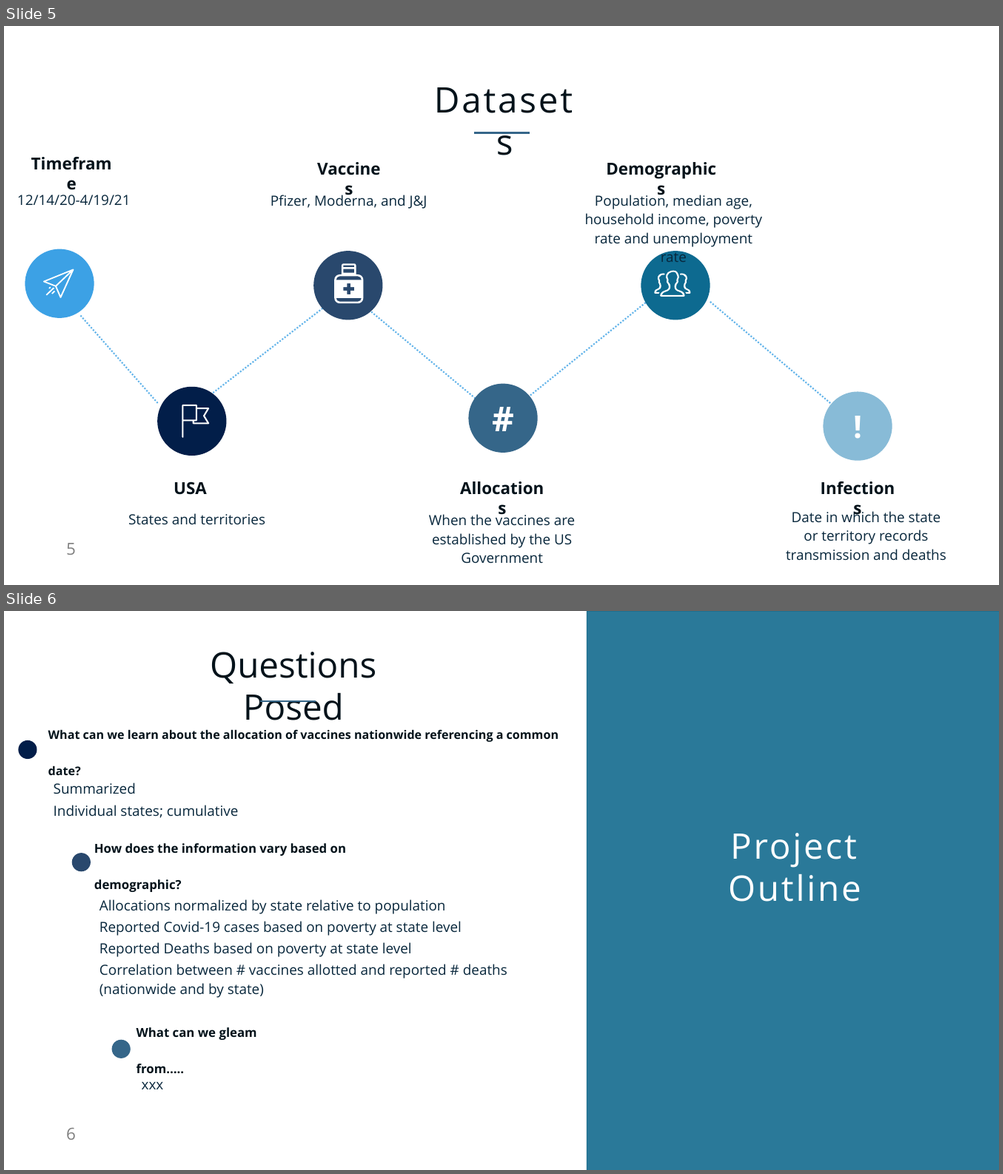
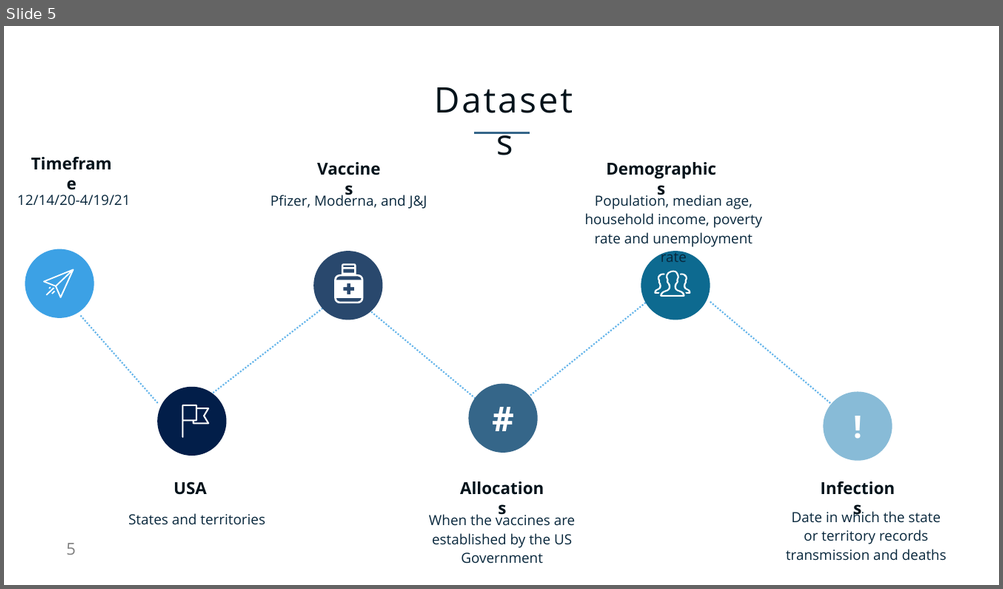
Before and after one commit to NicoleLund/covid_vaccine_availability, a slide deck: presentation/Project_one.pptx. Shown one above the other, each under a label of ours: slides 5 and 6 before the commit, slide 5 after it. The pictures are 1003x1174 and 1003x589 pixels, drawn with LibreOffice and Linux fonts; fonts in the diff are those of the drawing; grey boxes stand for pictures. Boxes give left, top, right and bottom in pixels: in the first picture for what was removed or moved away, otherwise in the second. Text is boxed around its words. In the diff, an @@ line names an element or a change of style, - is before the commit and + after.

```diff
--- a/presentation/Project_one.pptx
+++ b/presentation/Project_one.pptx
@@ slide 6 removed at [4, 611, 999, 1170], background #FFFFFF; not listed: 1 template element that a slide beside it also shows @@
@@ picture removed at [586, 611, 999, 1170] @@
@@ rectangle removed at [586, 611, 999, 1170] @@
@@ text removed at [210, 652, 376, 721] @@
-Questions Posed
@@ line removed from (260, 701) to (316, 701) @@
@@ ellipse removed at [18, 741, 37, 759] @@
@@ text removed at [48, 729, 558, 742] @@
-What can we learn about the allocation of vaccines nationwide referencing a common date?
@@ text removed at [54, 783, 239, 818] @@
-Summarized
-Individual states; cumulative
@@ ellipse removed at [72, 853, 91, 871] @@
@@ text removed at [94, 843, 346, 892] @@
-How does the information vary based on demographic?
@@ text removed at [728, 833, 861, 902] @@
-Project Outline
@@ text removed at [99, 900, 507, 998] @@
-Allocations normalized by state relative to population
-Reported Covid-19 cases based on poverty at state level
-Reported Deaths based on poverty at state level
-Correlation between # vaccines allotted and reported # deaths (nationwide and by state)
@@ text removed at [136, 1028, 257, 1074] @@
-What can we gleam from…..
@@ ellipse removed at [112, 1040, 131, 1059] @@
@@ text removed at [142, 1082, 164, 1090] @@
-xxx
```
Also in this commit, not shown: 6 slides changed, 4 slides added, 10 other slides removed.
